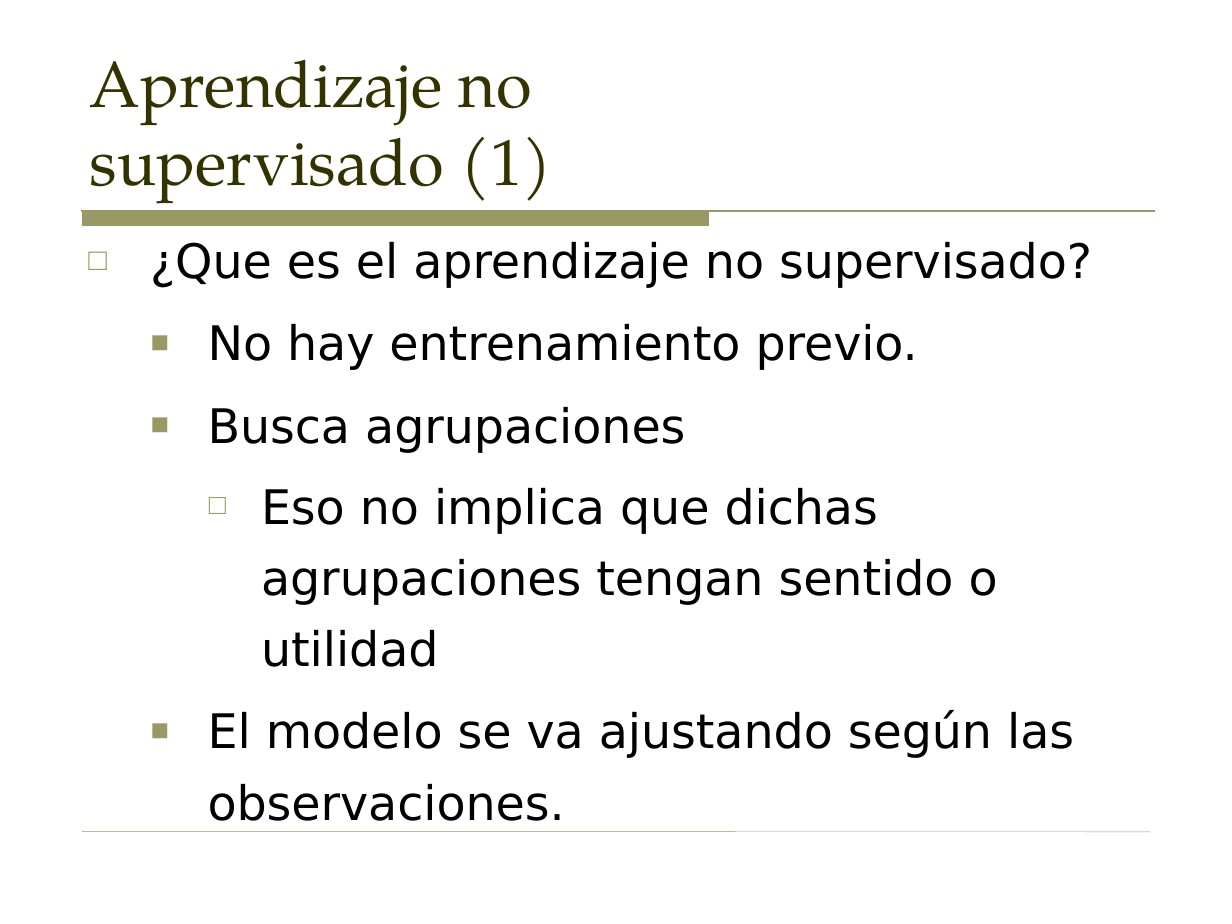
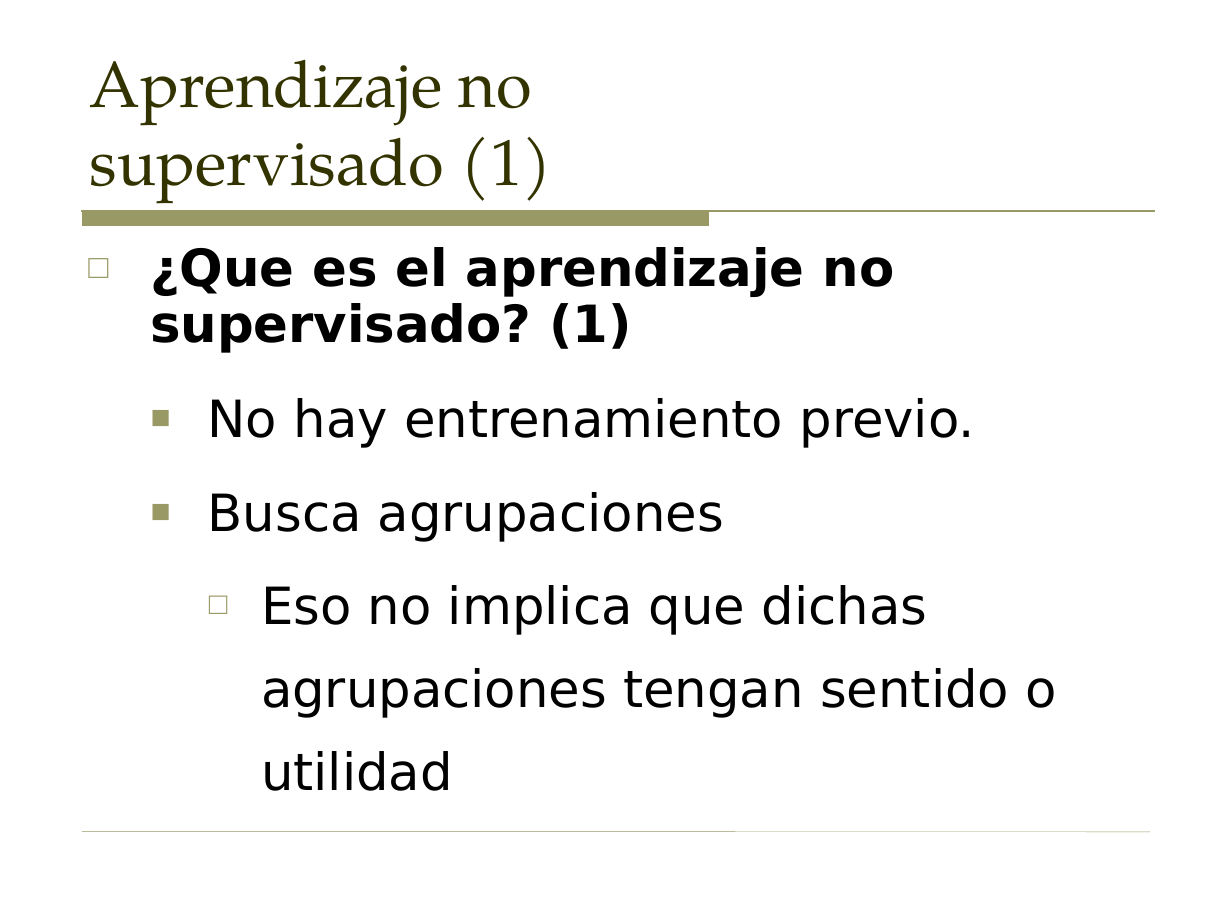
Before and after one commit to sergarb1/TallerAprendizajeAutomaticoPython, a slide deck: slide 31 of Taller - Introduccion al aprendizaje automatico (Supervisado y no supervisado).odp. Drawn at 1232x924 pixels with LibreOffice and Linux fonts; fonts in the diff are those of the drawing. Boxes give left, top, right and bottom in pixels: in the first picture for what was removed or moved away, otherwise in the second. Text is boxed around its words. In the diff, an @@ line names an element or a change of style, - is before the commit and + after.

```diff
--- a/Taller - Introduccion al aprendizaje automatico (Supervisado y no supervisado).odp
+++ b/Taller - Introduccion al aprendizaje automatico (Supervisado y no supervisado).odp
@@ text at (150, 247, 895, 353): text changed; size 27.8 to 30 pt; bold on @@
-□ ¿Que es el aprendizaje no supervisado?
+□ ¿Que es el aprendizaje no supervisado? (1)
@@ text at (208, 398, 1056, 791): size 27.8 to 30 pt in "No hay entrenamiento previo.", "Busca agrupaciones", "Eso no implica que dichas agrupaciones tengan ..."; line spacing 1.25 to 1.35 @@
@@ text at (208, 710, 1074, 821): paragraph removed @@
-  ■ El modelo se va ajustando según las observaciones.
```
Also in this commit, not shown: 8 other slides changed, 1 slide added, 11 other files.
